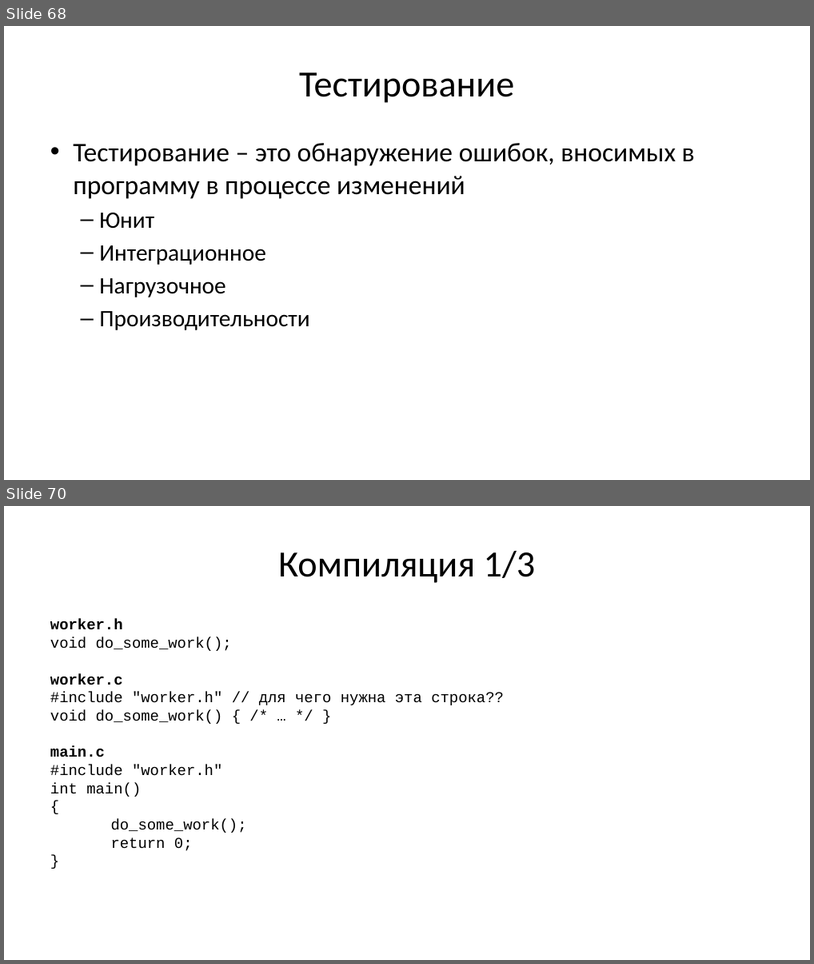
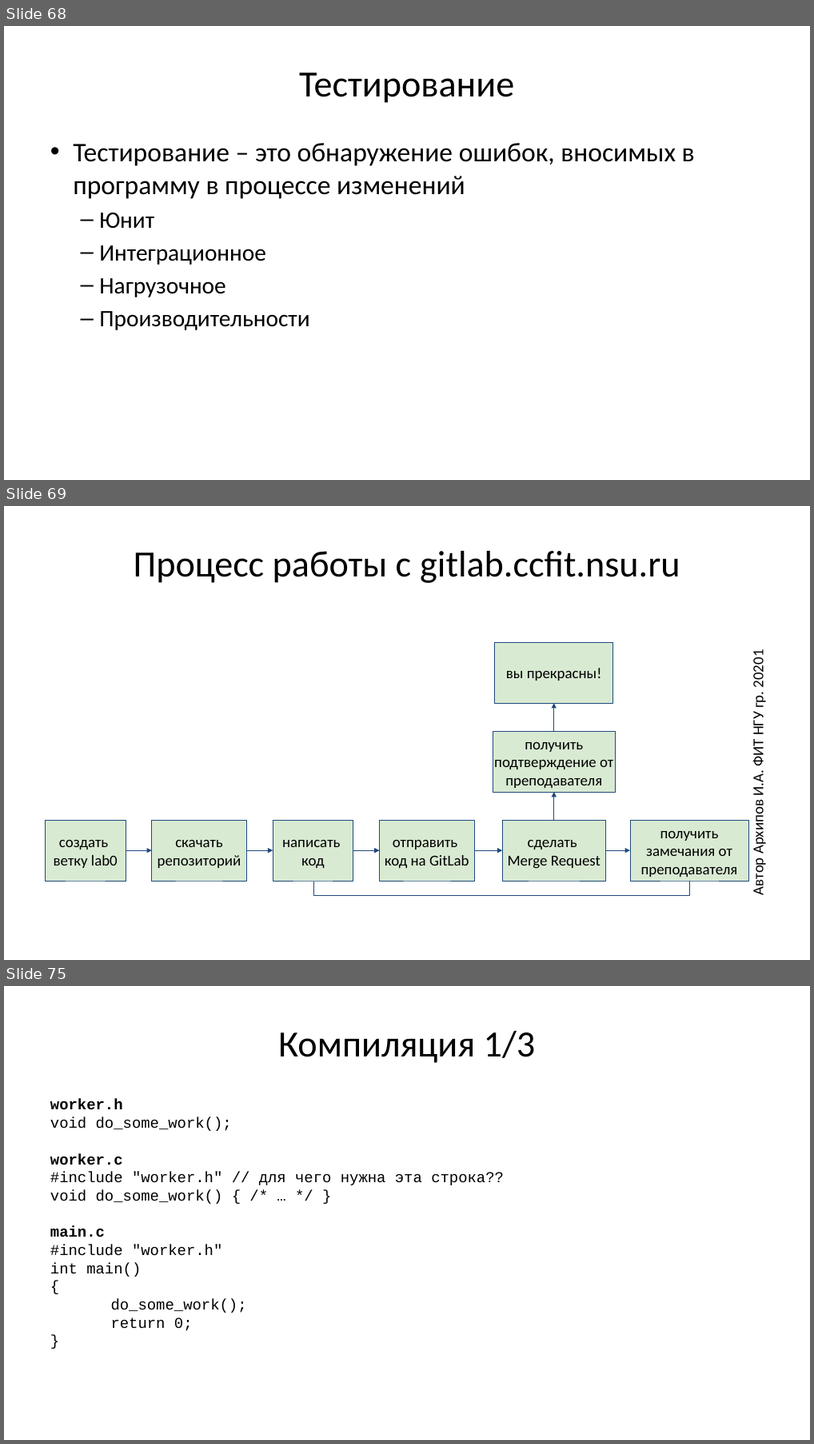
Before and after one commit to Evgueni-Petrov-aka-espetrov/Algorithms-and-Programming-in-C-pptx, a slide deck: 01 Понятие программы.pptx. Shown one above the other, each under a label of ours: slides 68 and 70 before the commit, slides 68, 69 and 75 after it; the slides between them are not shown. The pictures are 814x964 and 814x1444 pixels, drawn with LibreOffice and Linux fonts; fonts in the diff are those of the drawing. Boxes give left, top, right and bottom in pixels: in the first picture for what was removed or moved away, otherwise in the second. Text is boxed around its words. In the diff, an @@ line names an element or a change of style, - is before the commit and + after.

Commit message:
добавил короткое описание работы с гитлабом от Игоря Архипова

```diff
--- a/01 Понятие программы.pptx
+++ b/01 Понятие программы.pptx
@@ slide 69 added at (4,506,810,960), background #FFFFFF @@
@@ title added at (134,551,680,583), 44 pt, text #000000 @@
+Процесс работы с gitlab.ccfit.nsu.ru
@@ rectangle added at (495,642,614,703), fill #D9EAD3, outline #1F497D 0.75 pt, 18 pt, text #000000 @@
+вы прекрасны!
@@ text added at (750,652,768,894), 18 pt, text #000000 @@
+Автор Архипов И.А. ФИТ НГУ гр. 20201
@@ arrow added from (554, 731) to (554, 704), #1F497D 0.75 pt @@
@@ rectangle added at (493,731,616,792), fill #D9EAD3, outline #1F497D 0.75 pt, 18 pt, text #000000 @@
+получить
+подтверждение от преподавателя
@@ arrow added from (554, 820) to (554, 792), #1F497D 0.75 pt @@
@@ rectangle added at (45,820,126,880), fill #D9EAD3, outline #1F497D 0.75 pt, 18 pt, text #000000 @@
+создать
+ветку lab0
@@ rectangle added at (152,820,246,880), fill #D9EAD3, outline #1F497D 0.75 pt, 18 pt, text #000000 @@
+скачать репозиторий
@@ rectangle added at (274,820,354,880), fill #D9EAD3, outline #1F497D 0.75 pt, 18 pt, text #000000 @@
+написать
+код
@@ rectangle added at (380,820,474,880), fill #D9EAD3, outline #1F497D 0.75 pt, 18 pt, text #000000 @@
+отправить
+код на GitLab
@@ rectangle added at (502,820,606,880), fill #D9EAD3, outline #1F497D 0.75 pt, 18 pt, text #000000 @@
+сделать
+Merge Request
@@ rectangle added at (630,820,750,880), fill #D9EAD3, outline #1F497D 0.75 pt, 18 pt, text #000000 @@
+получить замечания от преподавателя
@@ arrow added from (126, 850) to (152, 850), #1F497D 0.75 pt @@
@@ arrow added from (246, 850) to (274, 850), #1F497D 0.75 pt @@
@@ arrow added from (353, 850) to (380, 850), #1F497D 0.75 pt @@
@@ arrow added from (474, 850) to (502, 850), #1F497D 0.75 pt @@
@@ arrow added from (606, 850) to (630, 850), #1F497D 0.75 pt @@
@@ elbow line added from (690, 880) to (314, 881), #1F497D 0.75 pt @@
@@ what was slide 70 is now slide 75 @@
```
Also in this commit, not shown: 2 slides changed, 4 other slides added, 5 slides removed.
